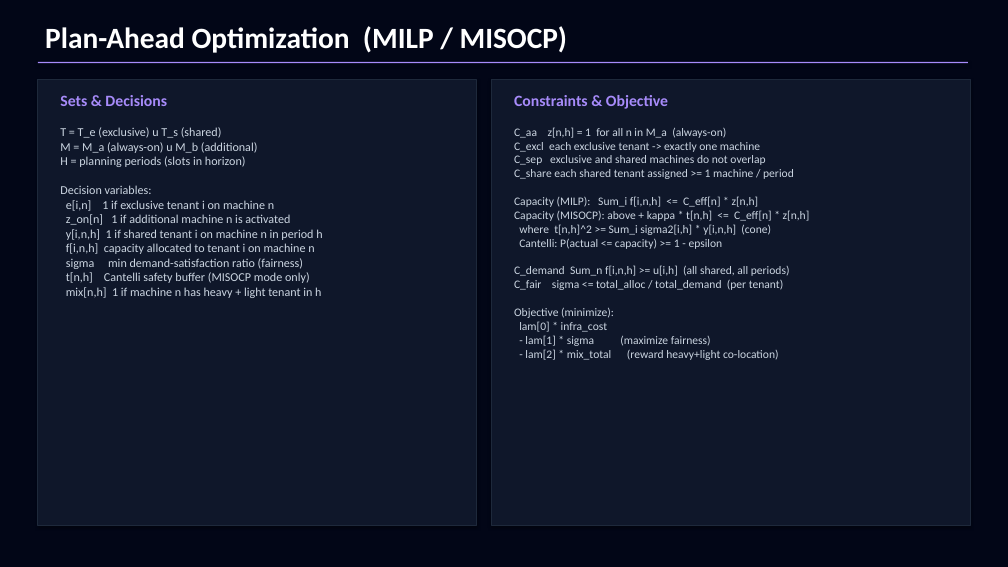
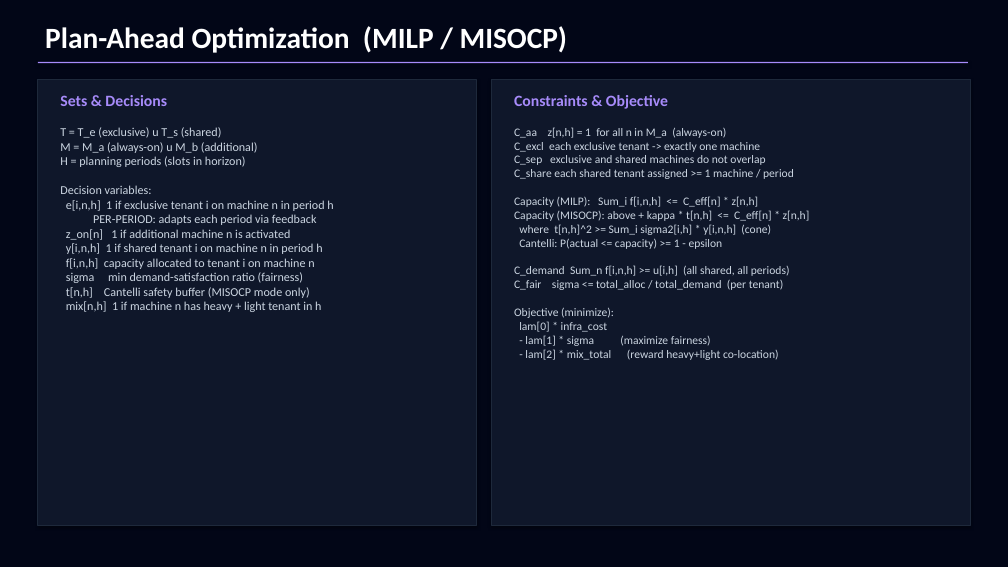
Before and after one commit to Rickodesea/Capstone_ClaudeAI, a slide deck: slide 3 of Cluster_Optimization_Models/Docs/optimization_model_overview.pptx. Drawn at 1008x567 pixels with LibreOffice and Linux fonts; fonts in the diff are those of the drawing. Boxes give left, top, right and bottom in pixels: in the first picture for what was removed or moved away, otherwise in the second. Text is boxed around its words. In the diff, an @@ line names an element or a change of style, - is before the commit and + after.

```diff
--- a/Cluster_Optimization_Models/Docs/optimization_model_overview.pptx
+++ b/Cluster_Optimization_Models/Docs/optimization_model_overview.pptx
@@ text at (60,127,333,312): text changed @@
-T = T_e (exclusive) u T_s (shared)
-M = M_a (always-on) u M_b (additional)
-H = planning periods (slots in horizon)
-Decision variables:
-e[i,n] 1 if exclusive tenant i on machine n
-z_on[n] 1 if additional machine n is activated
-y[i,n,h] 1 if shared tenant i on machine n in period h
-f[i,n,h] capacity allocated to tenant i on machine n
-sigma min demand-satisfaction ratio (fairness)
-t[n,h] Cantelli safety buffer (MISOCP mode only)
-mix[n,h] 1 if machine n has heavy + light tenant in h
+T = T_e (exclusive) u T_s (shared)
+M = M_a (always-on) u M_b (additional)
+H = planning periods (slots in horizon)
+Decision variables:
+e[i,n,h] 1 if exclusive tenant i on machine n in period h
+PER-PERIOD: adapts each period via feedback
+z_on[n] 1 if additional machine n is activated
+y[i,n,h] 1 if shared tenant i on machine n in period h
+f[i,n,h] capacity allocated to tenant i on machine n
+sigma min demand-satisfaction ratio (fairness)
+t[n,h] Cantelli safety buffer (MISOCP mode only)
+mix[n,h] 1 if machine n has heavy + light tenant in h
```
Also in this commit, not shown: 2 other slides changed, 19 other files.
